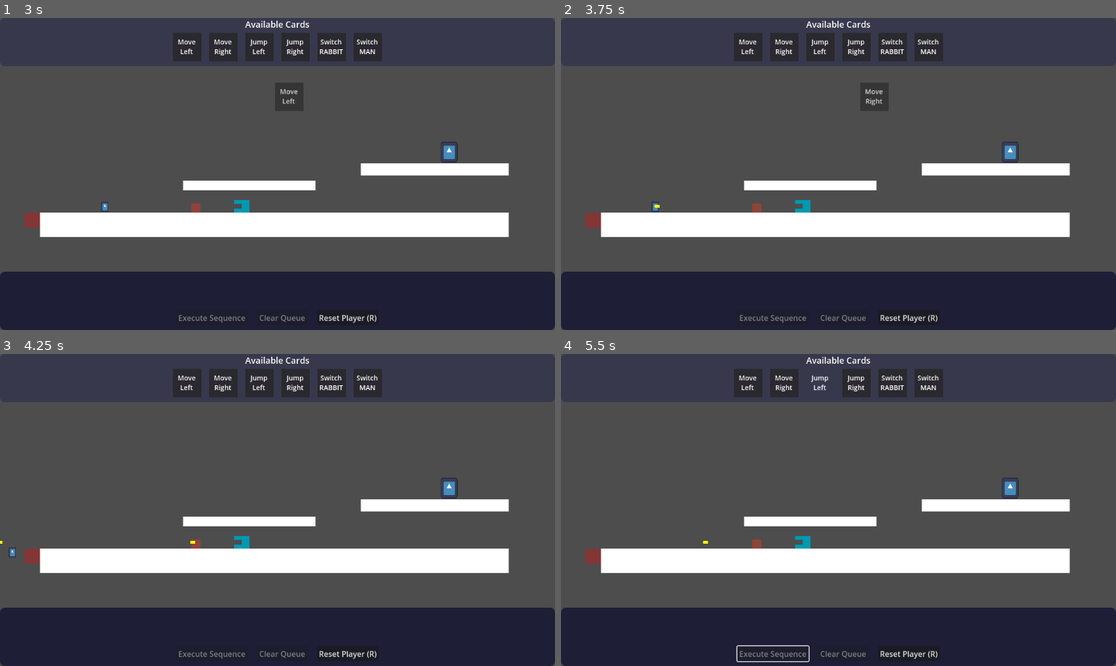
Above: before the commit, frames 1-4 (two rows, left to right).
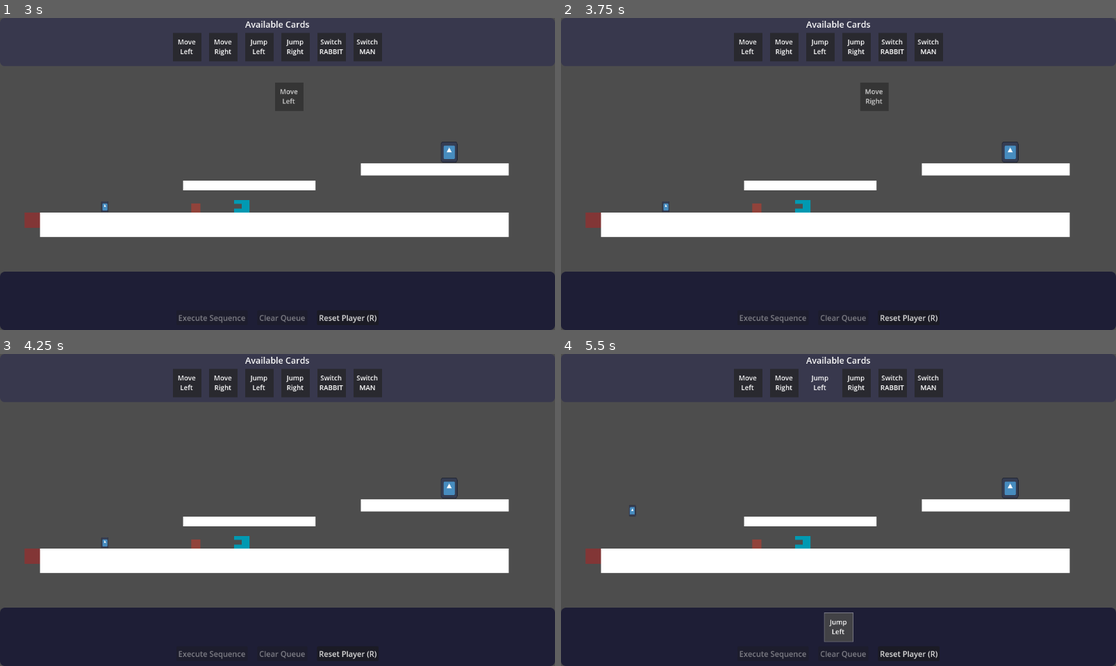
Above: after the commit, the same moments.

Repository: Yuanryan/Rune-Lengend
Game: Godot game, scene res://Scenes/main.tscn
The game is run twice, just before and just after one commit, with the same random seed, the same clock (stepped at 60 frames per second) and the same inputs. The engine's default icon, where the game draws it, is replaced by a stand-in: a white triangle on a blue panel in a dark square.
Inputs (mouse positions are in pixels of both pictures, inside the frame that each line leads up to):
- Up to frame 1 (3 s): click "Start" at 0.5 s; click "🔒" at 1.25 s; click "Reset Player (R)" at 2 s; tap Enter (ui_accept) at 2.75 s; drag from (188, 46) to (449, 152) at 2.77 s
- Up to frame 2 (3.75 s): drag from (783, 46) to (1010, 152) at 3.52 s
- Up to frame 3 (4.25 s): no input
- Up to frame 4 (5.5 s): move the mouse to (821, 382) at 4.27 s; click (821, 382) at 4.42 s; click (771, 653) at 5 s, where only the run after the commit has a clickable "Execute Sequence"

Frame 1 is identical in both runs. In frame 2, less than 0.1% of the frame differs, in the area x 16-20%, y 58-63%; in frame 3, less than 0.1%; in frame 4, 0.7%, in the area x 12-53%, y 48-99%.

Commit message:
Added In game states

Diff:
--- a/Scenes/LevelEdit/Objects/bullet.tscn
+++ b/Scenes/LevelEdit/Objects/bullet.tscn
@@ -12,6 +12,7 @@
 
 [node name="CollisionShape2D" type="CollisionShape2D" parent="."]
 shape = SubResource("RectangleShape2D_1")
+disabled = true
 
 [node name="Sprite2D" type="ColorRect" parent="."]
 offset_left = -6.0
--- a/Scenes/Levels/level_1.tscn
+++ b/Scenes/Levels/level_1.tscn
@@ -57,7 +57,7 @@
 
 [node name="checkpoint2" parent="." instance=ExtResource("5_cyadu")]
 position = Vector2(1792, 464)
-checkpoint_id = 1
+checkpoint_id = 2
 camera_target_position = Vector2(2440, 176)
 
 [node name="Camera2D" type="Camera2D" parent="."]
@@ -98,6 +98,7 @@
 [node name="Turret" parent="." instance=ExtResource("8_jv26f")]
 position = Vector2(-24, 408)
 rotation = -3.1415882
+will_fire = false
 
 [editable path="Land"]
 [editable path="Land2"]
--- a/Scripts/Level/Objects/level.gd
+++ b/Scripts/Level/Objects/level.gd
@@ -50,6 +50,9 @@
     # 更新相機和起始點位置
     camera.global_position = camera_target_position
     starting_point.global_position = checkpoint_pos
+
+    # 重置遊戲狀態到規劃階段
+    GameManager.reset_to_planning()
 
     print("到達檢查點: ", checkpoint_id)
 
--- a/Scripts/Level/Objects/turret.gd
+++ b/Scripts/Level/Objects/turret.gd
@@ -6,6 +6,7 @@
 # 砲塔屬性
 @export var fire_rate: float = 1.0  ## 每秒發射次數
 @export var bullet_speed: float = 500.0
+@export var will_fire: bool = true
 @export var bullet_scene: PackedScene = preload("uid://2eslwfy76gub")
 
 # 節點引用
@@ -30,9 +31,16 @@
     # 根據發射點相對於BaseSprite中心的位置計算射擊方向
     _calculate_fire_direction()
 
+    # 連接 GameManager 的狀態變化信號
+    GameManager.in_game_state_changed.connect(_on_in_game_state_changed)
+
+
 func _physics_process(delta: float) -> void:
+    if will_fire:
     # 如果自動射擊，更新射擊計時器
-    _update_fire_timer(delta)
+        _update_fire_timer(delta)
+    else:
+        _fire_timer = 0.0
 
 func _update_fire_timer(delta: float) -> void:
     """更新射擊計時器"""
@@ -88,3 +96,10 @@
             _fire_direction = direction_vector.normalized()
         else:
             _fire_direction = Vector2.RIGHT  # 預設向右
+
+func _on_in_game_state_changed(new_state: GameManager.InGameState) -> void:
+    """處理遊戲內狀態變化"""
+    if new_state == GameManager.InGameState.EXECUTING:
+        will_fire = true
+    else:
+        will_fire = false
--- a/Scripts/Managers/game_manager.gd
+++ b/Scripts/Managers/game_manager.gd
@@ -10,13 +10,24 @@
     GAME_PLAY
 }
 
+# 遊戲內狀態枚舉
+enum InGameState {
+    PLANNING,      # 規劃階段：玩家可以拖拽卡片建立動作序列
+    EXECUTING,     # 執行階段：動作正在執行中
+    COMPLETED,     # 完成階段：動作執行完成
+    PAUSED,        # 暫停階段：遊戲暫停
+    FAILED         # 失敗階段：玩家死亡或失敗
+}
+
 # 玩家實例記錄
 var player: Player = null
 var player_scene: PackedScene = preload("uid://cviyl35yedewi")
 var current_state: GameState = GameState.MAIN_MENU
+var current_in_game_state: InGameState = InGameState.PLANNING
 
 # 信號
 signal game_state_changed(new_state: GameState)
+signal in_game_state_changed(new_state: InGameState)
 signal level_chosen(level_id: String)
 
 func _ready() -> void:
@@ -28,6 +39,7 @@
     UIManager.initialize_ui()
     _setup_level_manager_signals()
     set_game_state(GameState.MAIN_MENU)
+    set_in_game_state(InGameState.PLANNING)
 
 # 設置 LevelManager 信號連接
 func _setup_level_manager_signals() -> void:
@@ -62,6 +74,36 @@
             UIManager.show_level_select()
         GameState.GAME_PLAY:
             UIManager.show_game_ui()
+            # 進入遊戲時重置為規劃階段
+            set_in_game_state(InGameState.PLANNING)
+
+# 遊戲內狀態管理
+func set_in_game_state(new_state: InGameState) -> void:
+    if current_in_game_state == new_state:
+        return
+
+    var previous_state = current_in_game_state
+    current_in_game_state = new_state
+    in_game_state_changed.emit(new_state)
+
+    print("遊戲內狀態從 %s 變更為 %s" % [_get_state_name(previous_state), _get_state_name(new_state)])
+
+# 輔助方法
+func _get_state_name(state: InGameState) -> String:
+    """獲取狀態名稱"""
+    match state:
+        InGameState.PLANNING:
+            return "規劃階段"
+        InGameState.EXECUTING:
+            return "執行階段"
+        InGameState.COMPLETED:
+            return "完成階段"
+        InGameState.PAUSED:
+            return "暫停階段"
+        InGameState.FAILED:
+            return "失敗階段"
+        _:
+            return "未知狀態"
 
 
 func _on_back_to_main_menu() -> void:
@@ -84,6 +126,53 @@
 func has_player() -> bool:
     return player != null
 
+# 狀態檢查方法
+func is_in_planning_state() -> bool:
+    return current_in_game_state == InGameState.PLANNING
+
+func is_in_executing_state() -> bool:
+    return current_in_game_state == InGameState.EXECUTING
+
+func is_in_completed_state() -> bool:
+    return current_in_game_state == InGameState.COMPLETED
+
+func is_in_paused_state() -> bool:
+    return current_in_game_state == InGameState.PAUSED
+
+func is_in_failed_state() -> bool:
+    return current_in_game_state == InGameState.FAILED
+
+# 狀態轉換方法
+func start_execution() -> void:
+    """開始執行動作序列"""
+    if is_in_planning_state():
+        set_in_game_state(InGameState.EXECUTING)
+
+func complete_execution() -> void:
+    """完成動作執行"""
+    if is_in_executing_state():
+        set_in_game_state(InGameState.COMPLETED)
+
+func fail_execution() -> void:
+    """動作執行失敗"""
+    if is_in_executing_state():
+        set_in_game_state(InGameState.FAILED)
+
+func reset_to_planning() -> void:
+    """重置到規劃階段"""
+    set_in_game_state(InGameState.PLANNING)
+
+func pause_game() -> void:
+    """暫停遊戲"""
+    if not is_in_paused_state():
+        set_in_game_state(InGameState.PAUSED)
+
+func resume_game() -> void:
+    """恢復遊戲"""
+    if is_in_paused_state():
+        # 恢復到之前的狀態，預設為規劃階段
+        set_in_game_state(InGameState.PLANNING)
+
 # 處理ESC鍵輸入
 func handle_escape_key() -> void:
     """處理ESC鍵返回主選單"""
--- a/Scripts/Managers/level_manager.gd
+++ b/Scripts/Managers/level_manager.gd
@@ -84,7 +84,7 @@
 # ========== 核心功能 ==========
 
 # 載入關卡場景
-func load_level_scene(level_scene: PackedScene, spawn_position: Vector2 = Vector2.ZERO) -> Level:
+func load_level_scene(level_scene: PackedScene, spawn_position: Vector2 = Vector2.ZERO, camera_position: Vector2 = Vector2.ZERO) -> Level:
     # 清除當前關卡
     if current_level:
         current_level.queue_free()
@@ -106,6 +106,11 @@
     # 如果指定了生成位置，設置起始點並生成玩家
     if spawn_position != Vector2.ZERO:
         current_level.starting_point.global_position = spawn_position
+
+    # 如果指定了相機位置，設置相機位置
+    if camera_position != Vector2.ZERO:
+        current_level.camera.global_position = camera_position
+
     current_level.spawn_player()
 
     # 通知 UI Manager 創建卡片
@@ -179,22 +184,25 @@
     # 保存當前檢查點ID和動作佇列狀態
     var saved_checkpoint_id = 0
     var spawn_position = Vector2.ZERO
+    var camera_position = Vector2.ZERO
 
     if current_level:
         saved_checkpoint_id = current_level.get_current_checkpoint_id()
         print("保存的檢查點ID: ", saved_checkpoint_id)
 
-        # 獲取檢查點位置
+        # 獲取檢查點位置和相機位置
         if saved_checkpoint_id > 0:
             var checkpoint = current_level.get_checkpoint_by_id(saved_checkpoint_id)
             if checkpoint:
                 spawn_position = checkpoint.global_position
+                camera_position = checkpoint.camera_target_position
                 print("檢查點位置: ", spawn_position)
+                print("相機位置: ", camera_position)
 
     var saved_action_queue = _save_action_queue()
 
-    # 重新載入關卡並在檢查點位置生成玩家
-    var reloaded_level = load_level_scene(current_level_scene, spawn_position)
+    # 重新載入關卡並在檢查點位置生成玩家，同時設置相機位置
+    var reloaded_level = load_level_scene(current_level_scene, spawn_position, camera_position)
 
     # 恢復動作佇列
     if reloaded_level:
@@ -209,20 +217,23 @@
         push_error("沒有當前關卡場景可以重新載入")
         return null
 
-    # 獲取指定檢查點位置
+    # 獲取指定檢查點位置和相機位置
     var spawn_position = Vector2.ZERO
+    var camera_position = Vector2.ZERO
     if current_level:
         var checkpoint = current_level.get_checkpoint_by_id(checkpoint_id)
         if checkpoint:
             spawn_position = checkpoint.global_position
+            camera_position = checkpoint.camera_target_position
             print("指定檢查點位置: ", spawn_position)
+            print("指定相機位置: ", camera_position)
         else:
             print("找不到檢查點: ", checkpoint_id)
 
     var saved_action_queue = _save_action_queue()
 
-    # 重新載入關卡並在指定檢查點位置生成玩家
-    var reloaded_level = load_level_scene(current_level_scene, spawn_position)
+    # 重新載入關卡並在指定檢查點位置生成玩家，同時設置相機位置
+    var reloaded_level = load_level_scene(current_level_scene, spawn_position, camera_position)
 
     # 恢復動作佇列
     if reloaded_level:
--- a/Scripts/UI/InGame/card_queue.gd
+++ b/Scripts/UI/InGame/card_queue.gd
@@ -107,8 +107,12 @@
 
 func _add_new_card(card: CardTile, at_position: Vector2) -> void:
     """添加新卡片到佇列"""
+    var insert_index = _get_insert_index(at_position)
+    _add_card_at_index(card, insert_index)
+
+func _add_card_at_index(card: CardTile, insert_index: int) -> void:
+    """通用的卡片添加方法，在指定索引處添加卡片"""
     var action_type = card.get_action_type()
-    var insert_index = _get_insert_index(at_position)
     var animal_type = -1
     if card and card.animal_type != -1:
         # CardTile 會攜帶 animal_type（僅 SWITCH_ANIMAL 會用到）
@@ -169,6 +173,19 @@
         action_removed.emit(action_type, index)
 
 # ========== 公共API ==========
+
+func add_card_at_tail(card: CardTile) -> void:
+    """將卡片添加到佇列末尾的公共方法"""
+    if not card:
+        return
+
+    # 檢查佇列是否被鎖定
+    if _is_locked:
+        print("佇列被鎖定，無法添加卡片")
+        return
+
+    var insert_index = queue_cards.size()
+    _add_card_at_index(card, insert_index)
 
 func clear_queue() -> void:
     """清空佇列"""
--- a/Scripts/UI/InGame/card_tile.gd
+++ b/Scripts/UI/InGame/card_tile.gd
@@ -23,6 +23,7 @@
 
 func _ready() -> void:
     mouse_filter = Control.MOUSE_FILTER_PASS
+    GameManager.in_game_state_changed.connect(_on_in_game_state_changed)
 
 func get_action_type() -> Action.ActionType:
     return action_type
@@ -74,8 +75,11 @@
     elif event is InputEventMouseButton:
         var mouse_event = event as InputEventMouseButton
         if mouse_event.pressed and mouse_event.button_index == MOUSE_BUTTON_LEFT:
+            # 按下時不觸發點擊事件，只處理拖拽
+            pass
+        elif not mouse_event.pressed and mouse_event.button_index == MOUSE_BUTTON_LEFT:
+            # 釋放時觸發點擊事件
             card_clicked.emit(self)
-        elif not mouse_event.pressed:
             bg.visible = false
             _is_dragging = false
 
@@ -95,6 +99,13 @@
         _glow_tween.tween_property(outline, "self_modulate:a", 0.8, 0.8)
         _glow_tween.tween_property(outline, "self_modulate:a", 0, 0.8)
     else:
-        _glow_tween.kill()
+        if _glow_tween:
+            _glow_tween.kill()
         # 停止發光，恢復原狀
         outline.self_modulate.a = 0
+
+
+func _on_in_game_state_changed(new_state: GameManager.InGameState) -> void:
+    """處理遊戲內狀態變化"""
+    if new_state != GameManager.InGameState.EXECUTING:
+        set_executing(false)
--- a/Scripts/UI/InGame/in_game_ui.gd
+++ b/Scripts/UI/InGame/in_game_ui.gd
@@ -12,6 +12,7 @@
 func _ready() -> void:
     _connect_signals.call_deferred()
     _update_ui.call_deferred()
+    _connect_game_manager_signals()
 
 func _connect_signals() -> void:
     # Connect queue signals
@@ -19,6 +20,10 @@
         action_queue.action_added.connect(_on_action_added)
         action_queue.action_removed.connect(_on_action_removed)
         action_queue.queue_cleared.connect(_on_queue_cleared)
+
+    # Connect card deck signals
+    if card_deck:
+        card_deck.card_selected.connect(_on_card_selected)
 
     # Connect button signals
     if execute_button:
@@ -28,8 +33,18 @@
     if reset_button:
         reset_button.pressed.connect(_on_reset_pressed)
 
+func _connect_game_manager_signals() -> void:
+    """連接 GameManager 的狀態變化信號"""
+    if GameManager:
+        GameManager.in_game_state_changed.connect(_on_in_game_state_changed)
+
 func _on_card_selected(card: CardTile) -> void:
-    pass
+    """當卡片被點擊時，將其添加到動作佇列末尾"""
+    if not action_queue or not card:
+        return
+
+    # 使用 QueuePanel 的 add_card_at_tail 方法將卡片添加到佇列末尾
+    action_queue.add_card_at_tail(card)
 
 func _on_action_added(action_type: Action.ActionType, index: int) -> void:
     print("Action added to queue: ", action_type, " at index ", index)
@@ -45,6 +60,16 @@
 func _on_execute_pressed() -> void:
     execute_button.release_focus()
     execute_sequence()
+
+func _on_in_game_state_changed(new_state: GameManager.InGameState) -> void:
+    """處理遊戲內狀態變化"""
+    print("InGameUI: 遊戲內狀態變更為 ", new_state)
+
+    # 根據狀態執行相應的處理
+    if new_state != GameManager.InGameState.EXECUTING or new_state != GameManager.InGameState.PAUSED:
+        if action_queue:
+            action_queue.unlock_queue()
+    _update_ui()
 
 func _on_clear_pressed() -> void:
     clear_button.release_focus()
@@ -63,8 +88,9 @@
             # 鎖定隊列防止修改
             action_queue.lock_queue()
             GameManager.get_player().load_actions_from_ui(actions)
+            # 使用新的狀態系統
+            GameManager.start_execution()
             _update_ui()
-            disable_buttons()
         else:
             print("No actions in queue to execute")
             _show_message("No actions in queue!")
@@ -86,6 +112,9 @@
         action_queue.unlock_queue()
         action_queue.clear_executing_action()
 
+    # 重置到規劃階段
+    GameManager.reset_to_planning()
+
     # 重新載入關卡（LevelManager會自動保存和恢復動作佇列）
     LevelManager.reload_level_from_last_checkpoint()
 
@@ -114,29 +143,63 @@
         action_queue.unlock_queue()
 
 func _update_ui() -> void:
-    # Get action count from action_queue
     var action_count = action_queue.get_action_count() if action_queue else 0
-    var is_queue_locked = action_queue and action_queue.is_locked()
-
-    # Update button states
-    if execute_button:
-        execute_button.disabled = action_count == 0 or is_queue_locked
-
-    if clear_button:
-        clear_button.disabled = action_count == 0 or is_queue_locked
-
-    # Reset button is always enabled
-    if reset_button:
-        reset_button.disabled = false
-
-    # Update info label
+    var current_state = GameManager.current_in_game_state
+
+    # 根據當前狀態更新按鈕狀態
+    match current_state:
+        GameManager.InGameState.PLANNING:
+            # 規劃階段：根據動作數量決定按鈕狀態
+            if execute_button:
+                execute_button.disabled = action_count == 0
+            if clear_button:
+                clear_button.disabled = action_count == 0
+            if reset_button:
+                reset_button.disabled = false
+
+        GameManager.InGameState.EXECUTING:
+            # 執行階段：禁用所有按鈕
+            if execute_button:
+                execute_button.disabled = true
+            if clear_button:
+                clear_button.disabled = true
+            if reset_button:
+                reset_button.disabled = false
+
+        GameManager.InGameState.COMPLETED:
+            # 完成階段：執行按鈕禁用，其他可用
+            if execute_button:
+                execute_button.disabled = true
+            if clear_button:
+                clear_button.disabled = false
+            if reset_button:
+                reset_button.disabled = false
+
+        GameManager.InGameState.FAILED:
+            # 失敗階段：執行按鈕禁用，其他可用
+            if execute_button:
+                execute_button.disabled = true
+            if clear_button:
+                clear_button.disabled = false
+            if reset_button:
+                reset_button.disabled = false
+
+    # 更新信息標籤
     if info_label:
-        if is_queue_locked:
-            info_label.text = "Executing actions... Queue is locked"
-        elif action_count == 0:
-            info_label.text = "Drag cards from above to build your action sequence"
-        else:
-            info_label.text = "Ready to execute " + str(action_count) + " actions"
+        match current_state:
+            GameManager.InGameState.PLANNING:
+                if action_count == 0:
+                    info_label.text = "Drag cards from above to build your action sequence"
+                else:
+                    info_label.text = "Ready to execute " + str(action_count) + " actions"
+            GameManager.InGameState.EXECUTING:
+                info_label.text = "Executing actions... Queue is locked"
+            GameManager.InGameState.COMPLETED:
+                info_label.text = "Actions completed! You can reset or plan new actions"
+            GameManager.InGameState.FAILED:
+                info_label.text = "Execution failed! You can reset or plan new actions"
+            GameManager.InGameState.PAUSED:
+                info_label.text = "Game is paused"
 
 func _show_message(text: String) -> void:
     if info_label:
--- a/Scripts/player.gd
+++ b/Scripts/player.gd
@@ -21,6 +21,10 @@
     # 連接動物切換信號
     animal_switched.connect(_on_animal_switched)
     animal_component.set_player(self)
+
+    # 連接 GameManager 的狀態變化信號
+    if GameManager:
+        GameManager.in_game_state_changed.connect(_on_in_game_state_changed)
 
 func set_available_animals(animals: Array[Animal.AnimalType]) -> void:
     """設置可用動物 - 委託給 AnimalComponent 處理"""
@@ -113,7 +117,8 @@
     if _current_action == null and action_queue.size() == 0 and is_executing_actions:
         is_executing_actions = false
         print("所有動作執行完成")
-        UIManager.get_in_game_ui().unlock_buttons_after_execute()
+        # 使用新的狀態系統
+        GameManager.complete_execution()
         _notify_ui_all_actions_finished()
 
 func interrupt_current_action() -> void:
@@ -169,23 +174,24 @@
     else:
         print("無法找到起始點位置")
 
-    # 重新啟用UI按鈕
-    UIManager.get_in_game_ui().enable_buttons()
+    # 使用新的狀態系統重置到規劃階段
+    GameManager.reset_to_planning()
     print("玩家已重置到起始點")
 
 func die() -> void:
     """玩家死亡處理"""
     print("玩家死亡")
+    # 使用新的狀態系統
+    GameManager.fail_execution()
+    # 停止所有動作
+    action_queue.clear()
+    if _current_action != null:
+        _current_action.interrupt(self)
+        _current_action = null
+    is_executing_actions = false
 
     # 發出死亡信號
     player_died.emit()
-
-    # 停止所有動作
-    action_queue.clear()
-    if _current_action != null:
-        _current_action.interrupt(self)
-        _current_action = null
-    is_executing_actions = false
 
     # 重置速度
     velocity = Vector2.ZERO
@@ -213,3 +219,58 @@
 func _on_animal_switched(target_animal: Animal) -> void:
     """當動物切換時的回調"""
     print("動物切換完成: ", target_animal.animal_data.name if target_animal and target_animal.animal_data else "未知動物")
+
+func _on_in_game_state_changed(new_state: GameManager.InGameState) -> void:
+    """處理遊戲內狀態變化"""
+    print("Player: 遊戲內狀態變更為 ", new_state)
+
+    # 根據狀態執行相應的處理
+    match new_state:
+        GameManager.InGameState.PLANNING:
+            _on_planning_state_entered()
+        GameManager.InGameState.EXECUTING:
+            _on_executing_state_entered()
+        GameManager.InGameState.COMPLETED:
+            _on_completed_state_entered()
+        GameManager.InGameState.FAILED:
+            _on_failed_state_entered()
+        GameManager.InGameState.PAUSED:
+            _on_paused_state_entered()
+
+# 狀態響應方法
+func _on_planning_state_entered() -> void:
+    """進入規劃階段時的處理"""
+    print("Player: 進入規劃階段")
+    is_executing_actions = false
+
+    # 停止所有正在執行的動作
+    if _current_action != null:
+        _current_action.interrupt(self)
+        _current_action = null
+
+    # 清空動作佇列
+    action_queue.clear()
+
+    # 重置執行計數
+    _total_actions_executed = 0
+
+
+func _on_executing_state_entered() -> void:
+    """進入執行階段時的處理"""
+    print("Player: 進入執行階段")
+    is_executing_actions = true
+
+func _on_completed_state_entered() -> void:
+    """進入完成階段時的處理"""
+    print("Player: 進入完成階段")
+    is_executing_actions = false
+
+func _on_failed_state_entered() -> void:
+    """進入失敗階段時的處理"""
+    print("Player: 進入失敗階段")
+    is_executing_actions = false
+
+func _on_paused_state_entered() -> void:
+    """進入暫停階段時的處理"""
+    print("Player: 進入暫停階段")
+    # 暫停階段不需要額外處理
